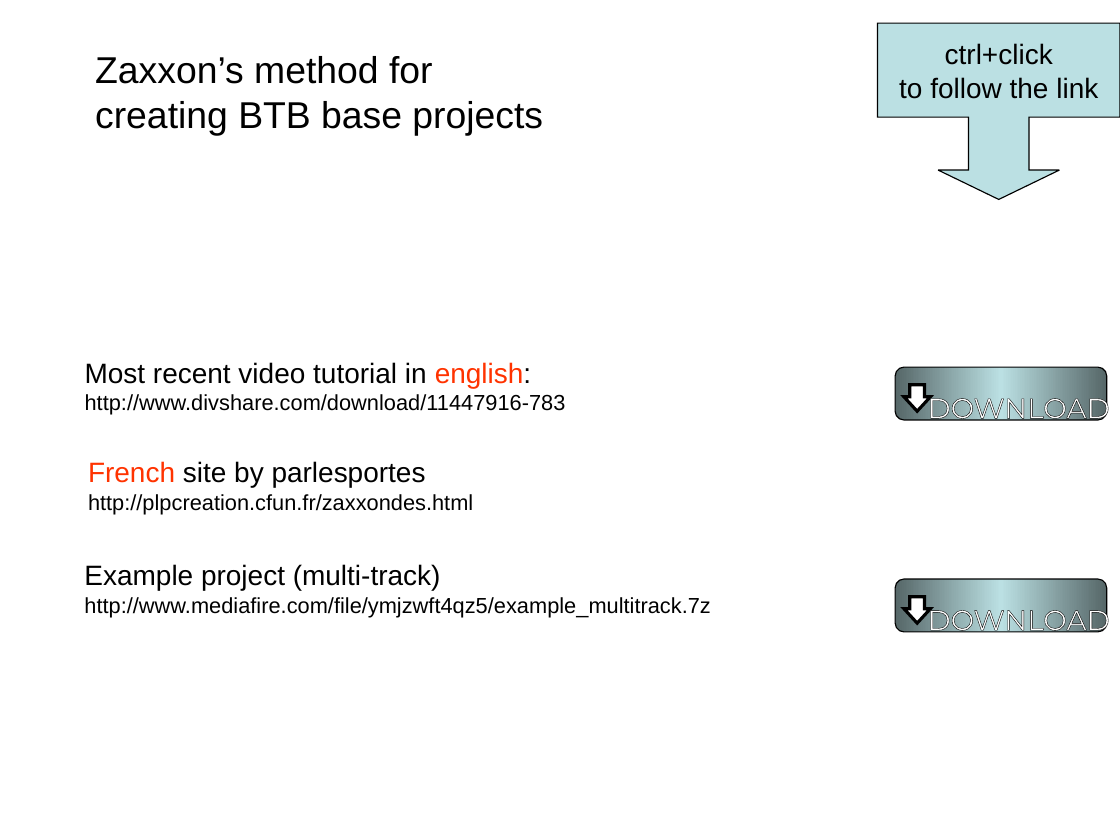
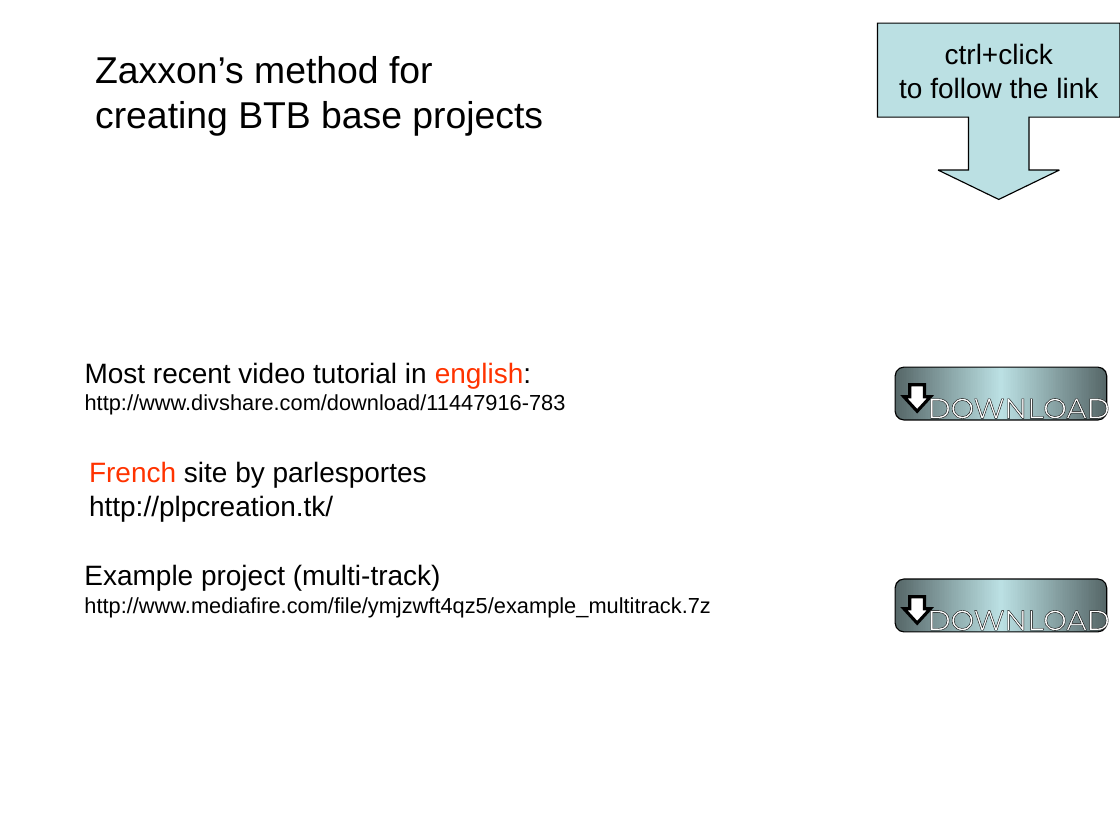
Before and after one commit to balamacab/zaxxon_scripts, a slide deck: slide 1 of project/documentation/Basics.ppt. Drawn at 1120x840 pixels with LibreOffice and Linux fonts; fonts in the diff are those of the drawing. Boxes give left, top, right and bottom in pixels: in the first picture for what was removed or moved away, otherwise in the second. Text is boxed around its words. In the diff, an @@ line names an element or a change of style, - is before the commit and + after.

Commit message:
PLP site link updated

```diff
--- a/project/documentation/Basics.ppt
+++ b/project/documentation/Basics.ppt
@@ text at (x1=89, y1=495, x2=333, y2=521): text changed; size 14 to 18 pt @@
-http://plpcreation.cfun.fr/zaxxondes.html
+http://plpcreation.tk/
```
